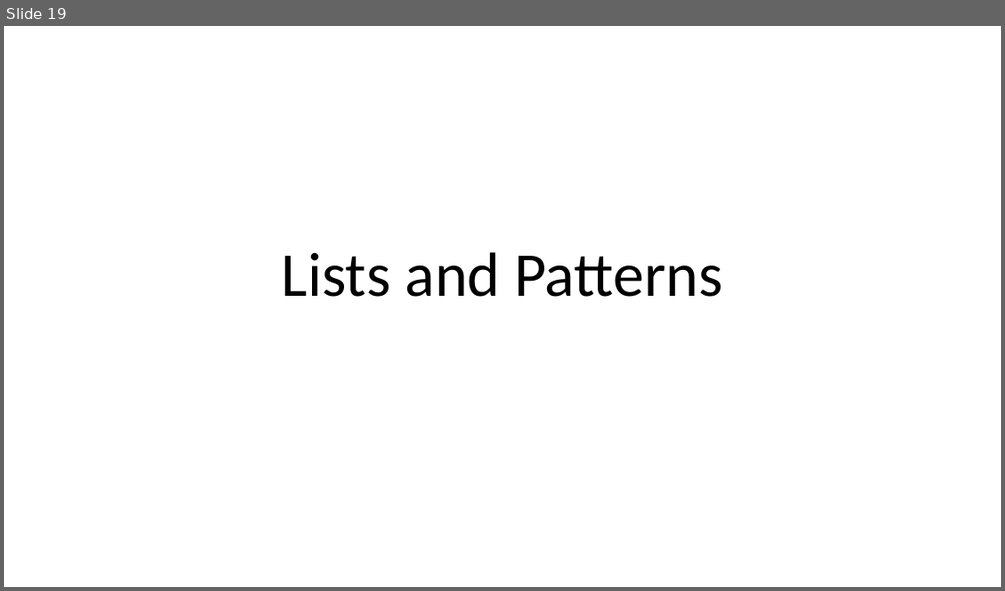
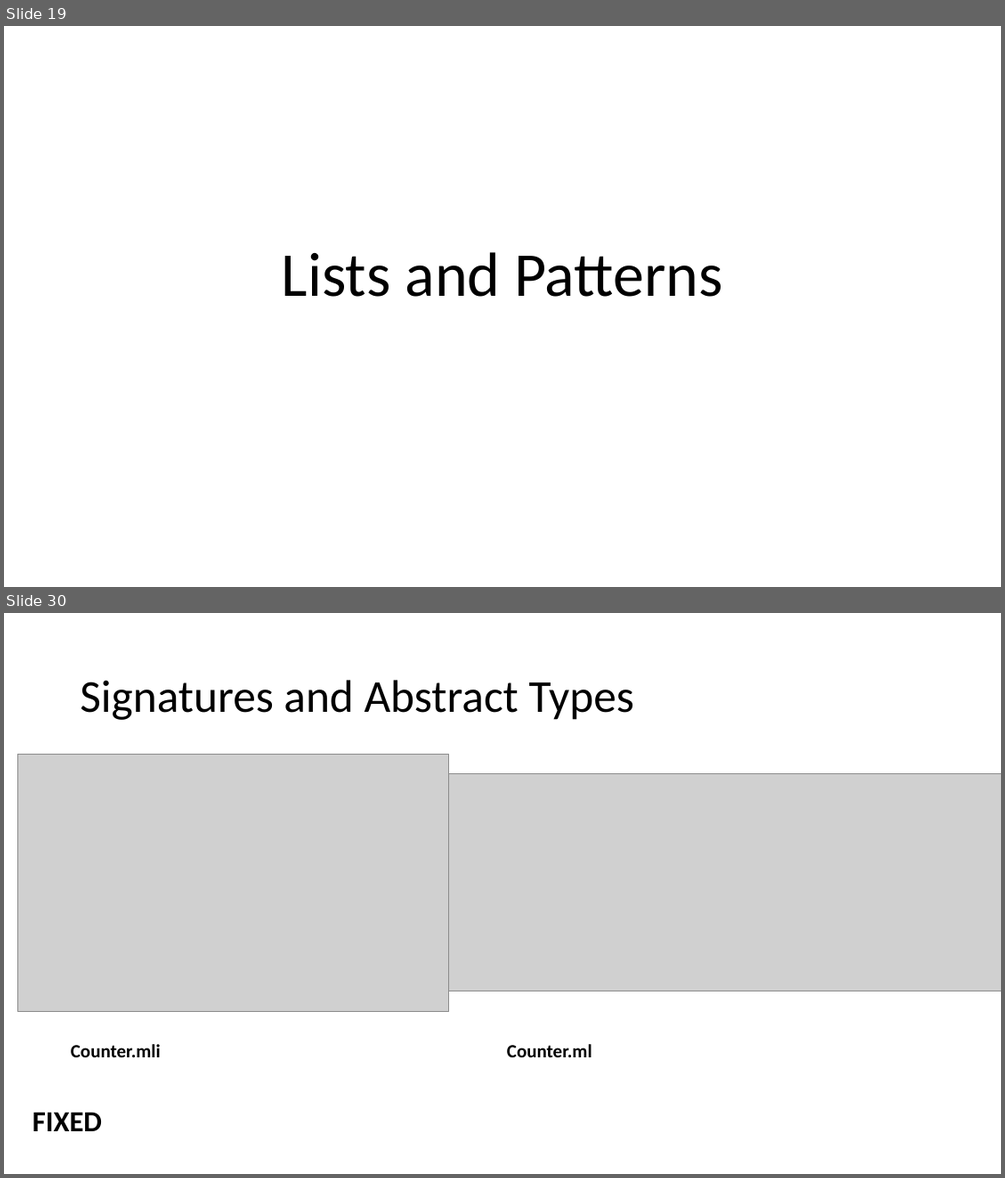
Before and after one commit to bacmive/paper_notes, a slide deck: notes8-ocaml.pptx. Shown one above the other, each under a label of ours: slide 19 before the commit, slides 19 and 30 after it; the slides between them are not shown. The pictures are 1005x591 and 1005x1178 pixels, drawn with LibreOffice and Linux fonts; fonts in the diff are those of the drawing; grey boxes stand for pictures. Boxes give left, top, right and bottom in pixels: in the first picture for what was removed or moved away, otherwise in the second. Text is boxed around its words. In the diff, an @@ line names an element or a change of style, - is before the commit and + after.

```diff
--- a/notes8-ocaml.pptx
+++ b/notes8-ocaml.pptx
@@ slide 30 added at box(4, 613, 1001, 1174), background #FFFFFF @@
@@ title added at box(80, 680, 634, 720), 44 pt, text #000000 @@
+Signatures and Abstract Types
@@ picture added at box(17, 755, 448, 1011) @@
@@ picture added at box(430, 774, 1001, 991) @@
@@ text added at box(71, 1044, 161, 1057), 18 pt, text #000000, bold @@
+Counter.mli
@@ text added at box(507, 1044, 592, 1057), 18 pt, text #000000, bold @@
+Counter.ml
@@ text added at box(32, 1111, 102, 1131), 28 pt, text #000000, bold @@
+FIXED
```
Also in this commit, not shown: 25 other slides added, 1 other file.
